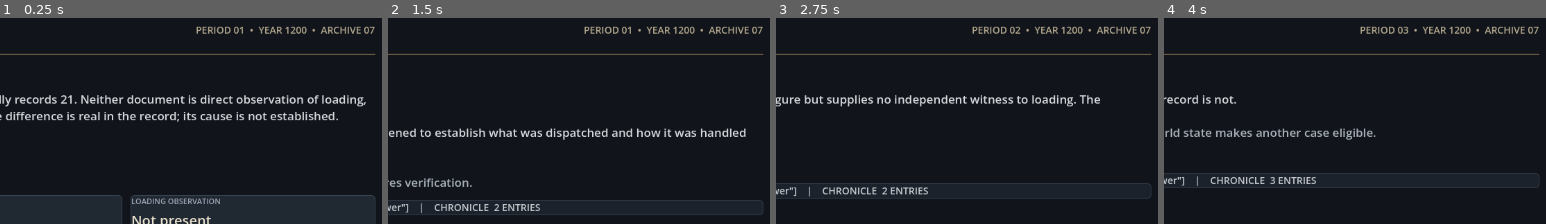
Above: before the commit, frames 1-4 (left to right).
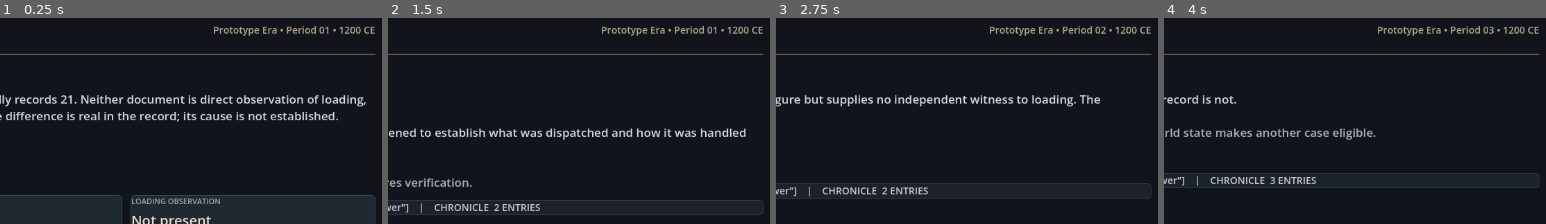
Above: after the commit, the same moments.

Repository: JawnGrimm/SoE
Game: Godot game, scene res://main.tscn
Two runs of this game, one before a commit and one after it. Both use one fixed random seed, a clock stepped at 60 frames per second and the inputs below.
Inputs:
- Up to frame 1 (0.25 s): no input
- Up to frame 2 (1.5 s): click "Origin-side dispatch count or…" at 0.5 s; click "Open a formal inquiry Refer t…" at 1.25 s
- Up to frame 3 (2.75 s): click "End Period Advance the monthl…" at 2 s
- Up to frame 4 (4 s): click "Refer the reply to the magist…" at 2.75 s; click "End Period Advance the monthl…" at 3.5 s
The pictures show only the part of the screen within x 50-100%, y 0-50%; the shares and areas given below are measured in that part.

The runs differ from the first frame. In frame 1, 1.1% of the frame differs, in the area x 51-99%, y 3-9%; in frame 2, 1.1%; in frame 3, 1.0%; in frame 4, 1.1%.

Commit message:
Wire registry catalog and era calendar into desk header

Diff:
--- a/main.gd
+++ b/main.gd
@@ -2,11 +2,8 @@
 
 const INITIAL_YEAR := 1200
 const INITIAL_EVENT_ID: StringName = &"corrupt_grain_official"
-const EVENT_TEMPLATES: Array[EventTemplate] = [
-	preload("res://data/events/corrupt_grain_official.tres"),
-	preload("res://data/events/routine_tally_adjustment.tres"),
-	preload("res://data/events/origin_side_reply.tres"),
-]
+var event_templates: Array[EventTemplate] = []
+var current_era: EraDef
 
 var runner: EventRunner
 var scheduler: EventScheduler
@@ -177,7 +174,13 @@
 func _start_world() -> void:
 	runner = EventRunner.new()
 	scheduler = EventScheduler.new(runner)
+	event_templates.clear()
+	for definition in Registry.get_definitions("events"):
+		if definition is EventTemplate:
+			event_templates.append(definition)
+	event_templates.sort_custom(func(a: EventTemplate, b: EventTemplate) -> bool: return String(a.id) < String(b.id))
 	world = WorldState.new()
+	current_era = _find_era_for_year(world.year)
 	world.year = INITIAL_YEAR
 	world.period = 0
 	world.stockpiles[&"grain"] = 10
@@ -203,7 +206,7 @@
 
 func _schedule_next_case() -> void:
 	context.year = world.year
-	active_event = scheduler.pick_next_event(world, actor, EVENT_TEMPLATES)
+	active_event = scheduler.pick_next_event(world, actor, event_templates)
 	_refresh_stats()
 	if active_event == null:
 		_show_end_of_queue()
@@ -361,7 +364,14 @@
 		trait_text,
 		actor.memory.size(),
 	]
-	year_label.text = "PERIOD %02d  •  YEAR %d  •  ARCHIVE 07" % [world.period + 1, world.year]
+	current_era = _find_era_for_year(world.year)
+	year_label.text = CalendarFormatter.format_date(current_era, world.year, world.period)
+
+func _find_era_for_year(year: int) -> EraDef:
+	for definition in Registry.get_definitions("eras"):
+		if definition is EraDef and year >= definition.start_year and year <= definition.end_year:
+			return definition
+	return null
 
 func _show_error(message: String) -> void:
 	_clear_choices()
